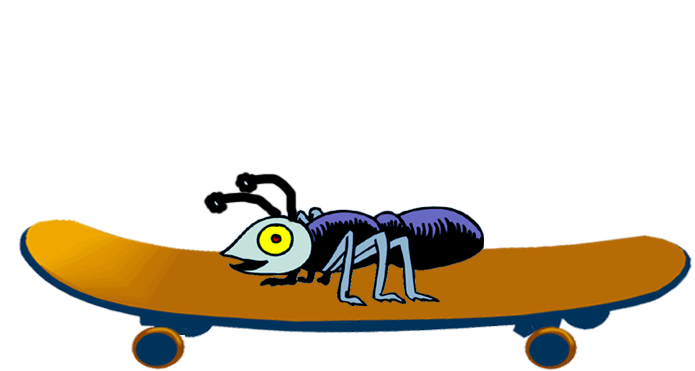
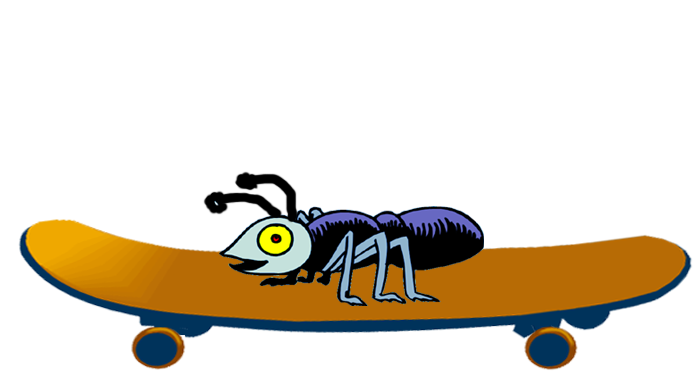
Layered file, before and after one edit (695px x 371px). Changes by layer:
painted on "Layer 4" over [234, 177, 258, 196]
